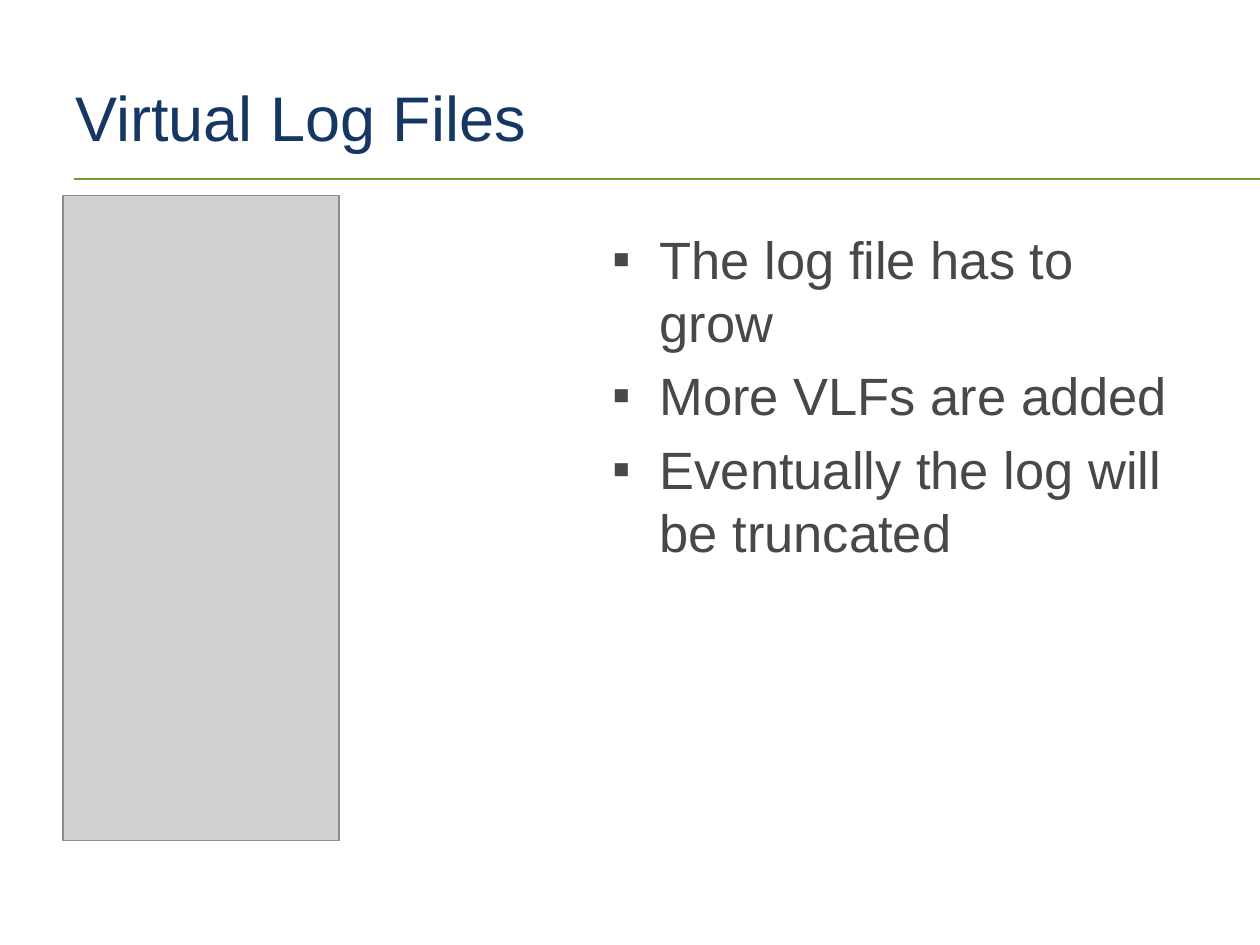
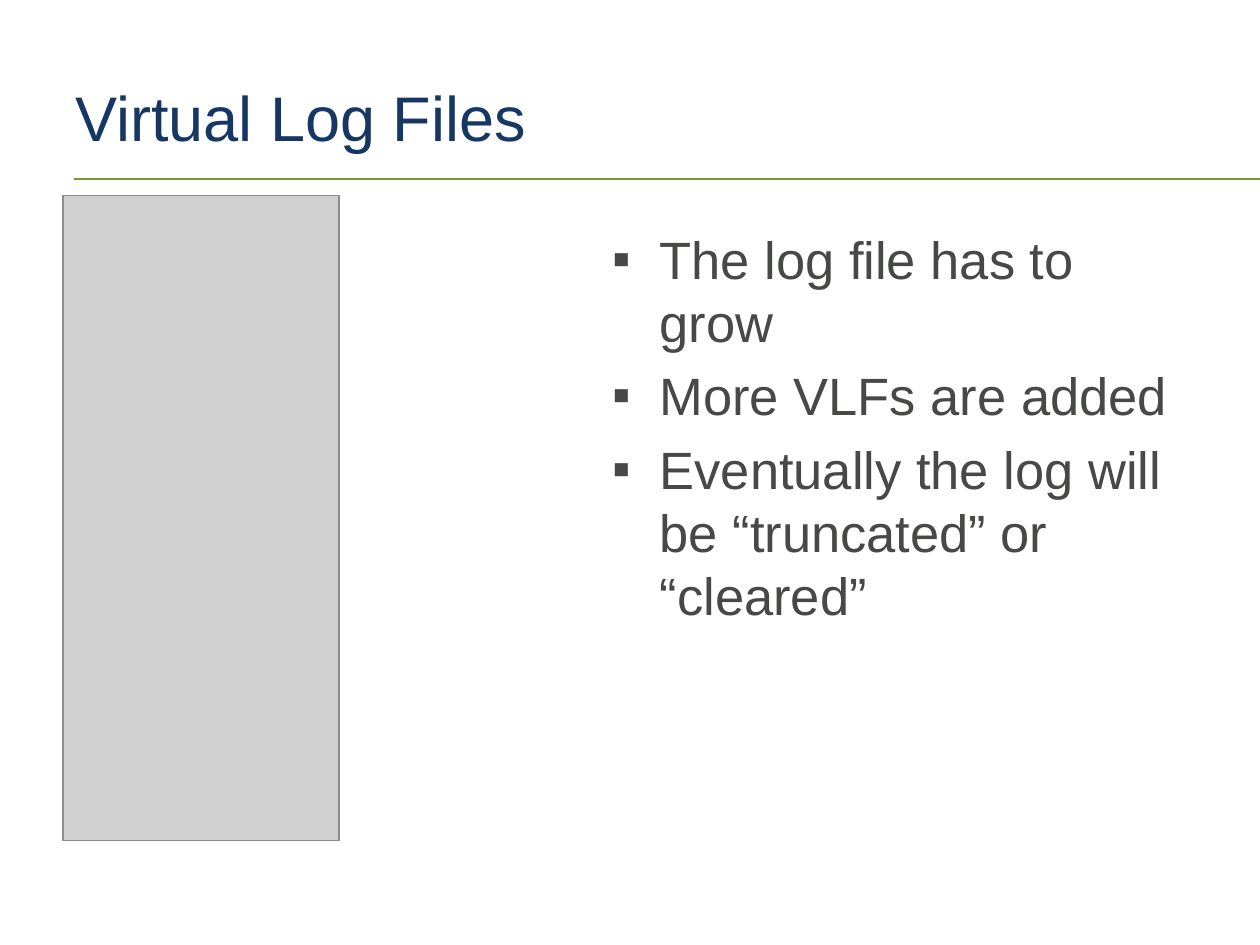
Before and after one commit to tf3604/LogFilePresentation, a slide deck: slide 16 of TransactionLog.pptx. Drawn at 1260x945 pixels with LibreOffice and Linux fonts; fonts in the diff are those of the drawing; grey boxes stand for pictures; background and template pictures are left out. Boxes give left, top, right and bottom in pixels: in the first picture for what was removed or moved away, otherwise in the second. Text is boxed around its words. In the diff, an @@ line names an element or a change of style, - is before the commit and + after.

```diff
--- a/TransactionLog.pptx
+++ b/TransactionLog.pptx
@@ text at (660, 451, 1161, 616): text changed @@
-▪ Eventually the log will be truncated
+▪ Eventually the log will be “truncated” or “cleared”
```
Also in this commit, not shown: 8 other slides changed, 1 other file.
